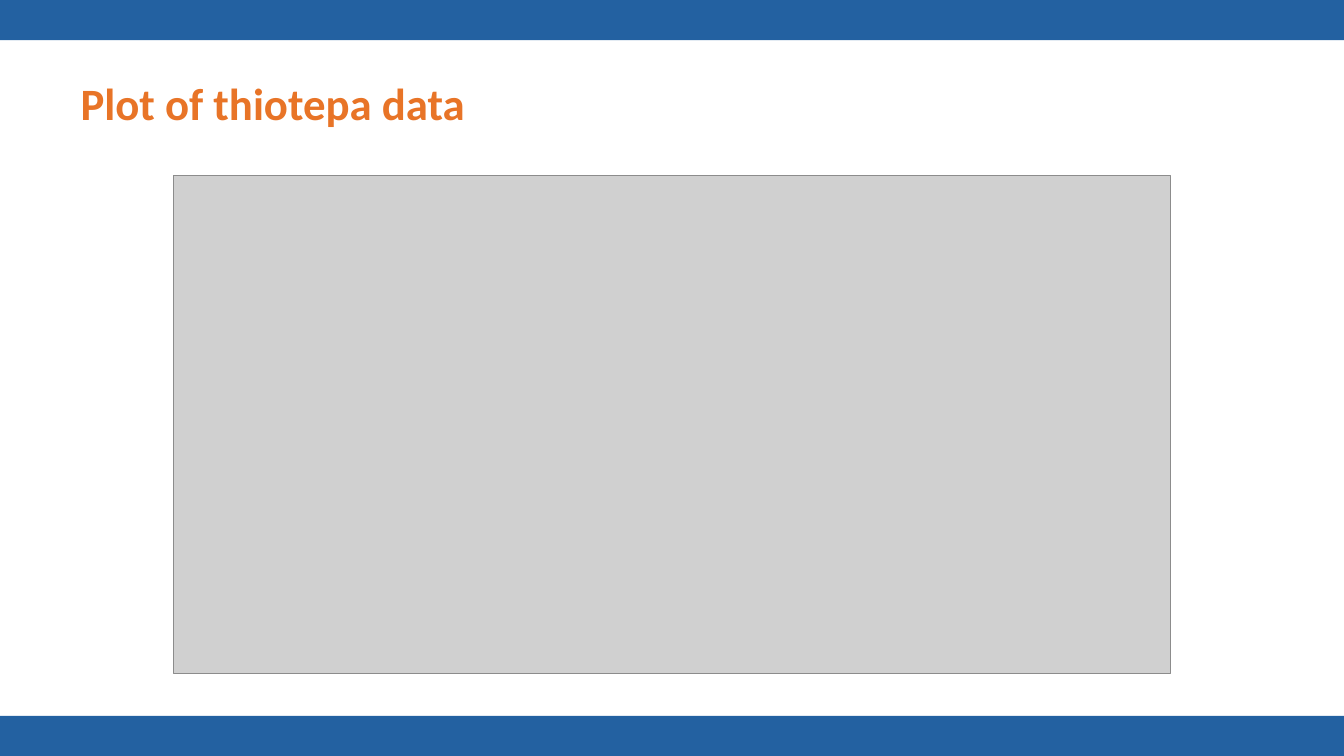
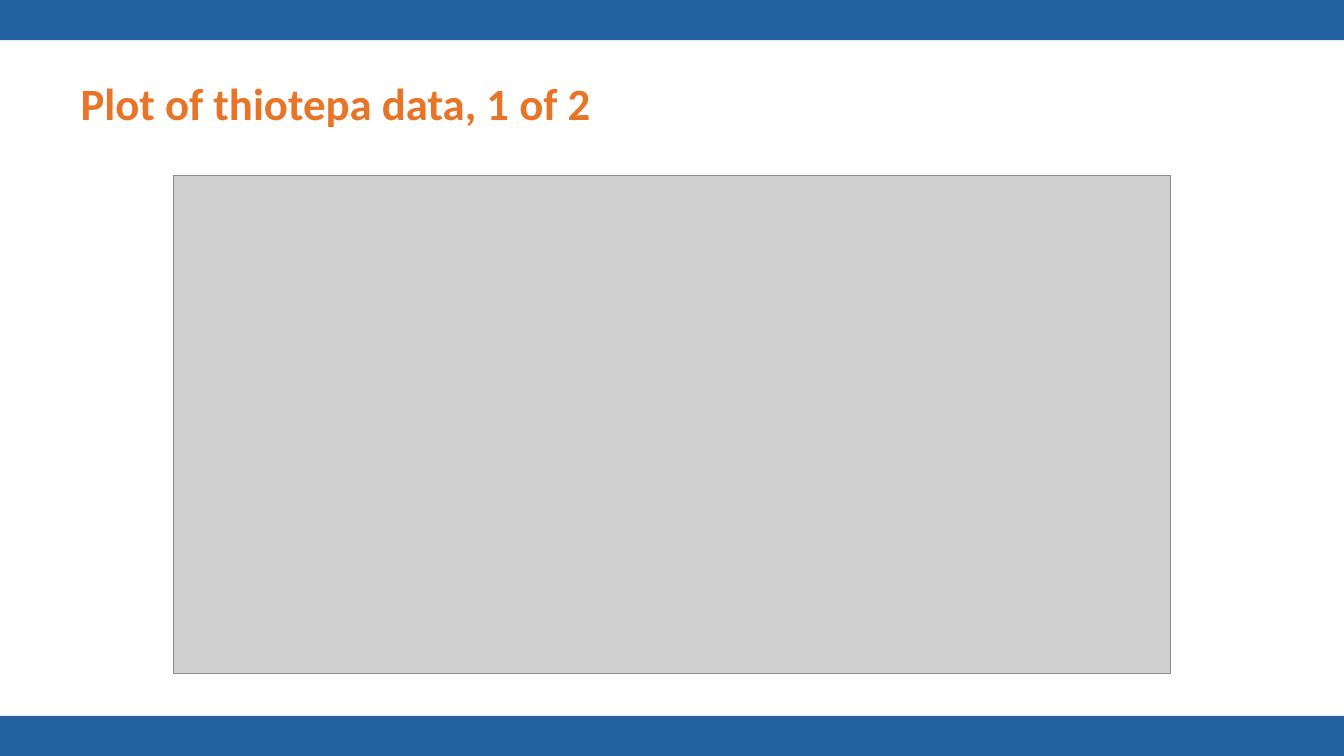
Before and after one commit to pmean/talks, a slide deck: slide 65 of frailty/frailty.pptx (slide 60 before the commit). Drawn at 1344x756 pixels with LibreOffice and Linux fonts; fonts in the diff are those of the drawing; grey boxes stand for pictures; background and template pictures are left out. Boxes give left, top, right and bottom in pixels: in the first picture for what was removed or moved away, otherwise in the second. Text is boxed around its words. In the diff, an @@ line names an element or a change of style, - is before the commit and + after.

```diff
--- a/frailty/frailty.pptx
+++ b/frailty/frailty.pptx
@@ title at (x1=81, y1=88, x2=591, y2=127): text changed @@
-Plot of thiotepa data
+Plot of thiotepa data, 1 of 2
```
Also in this commit, not shown: 8 other slides changed, 10 slides added, 1 slide removed, 4 other files.
